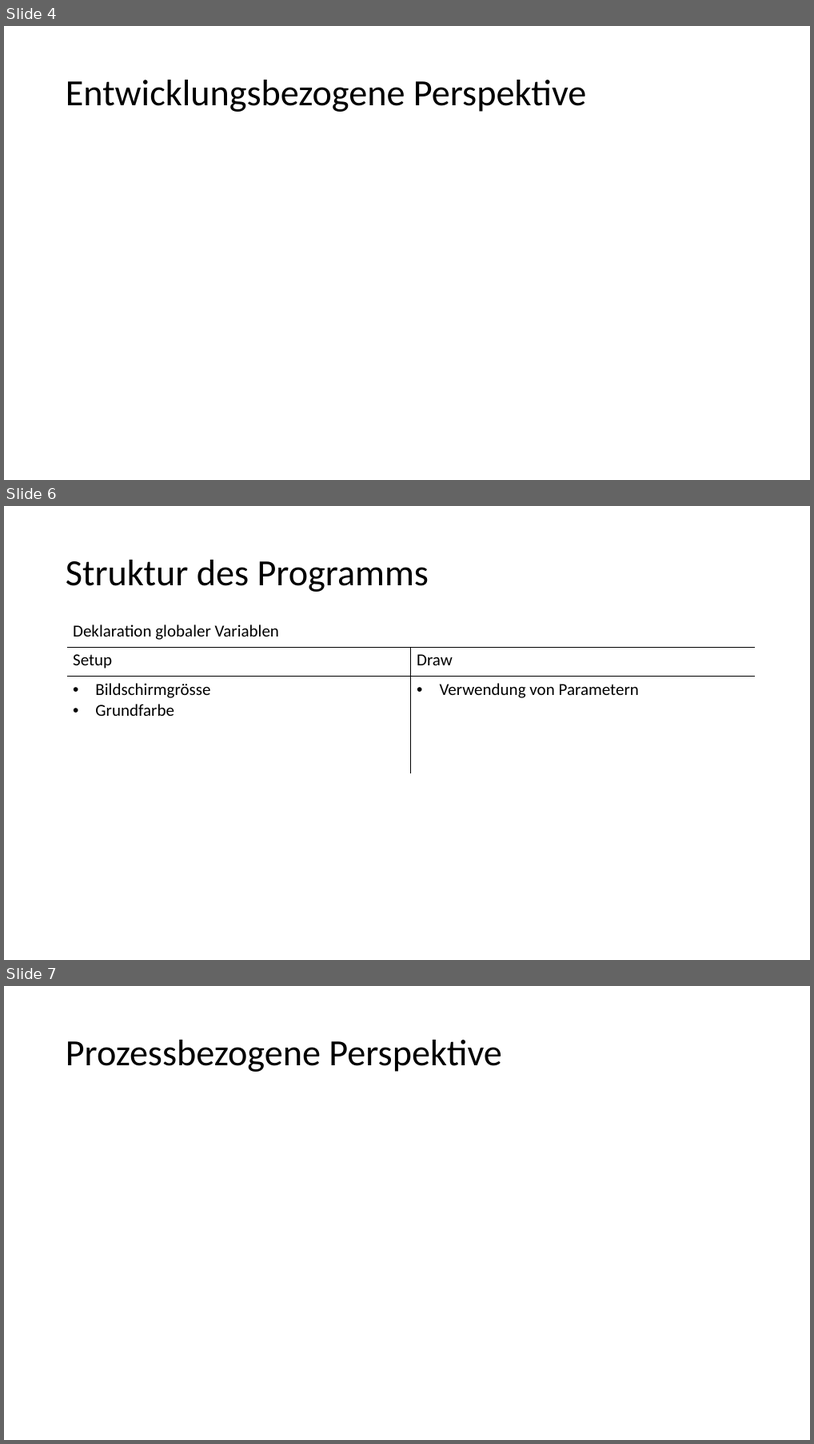
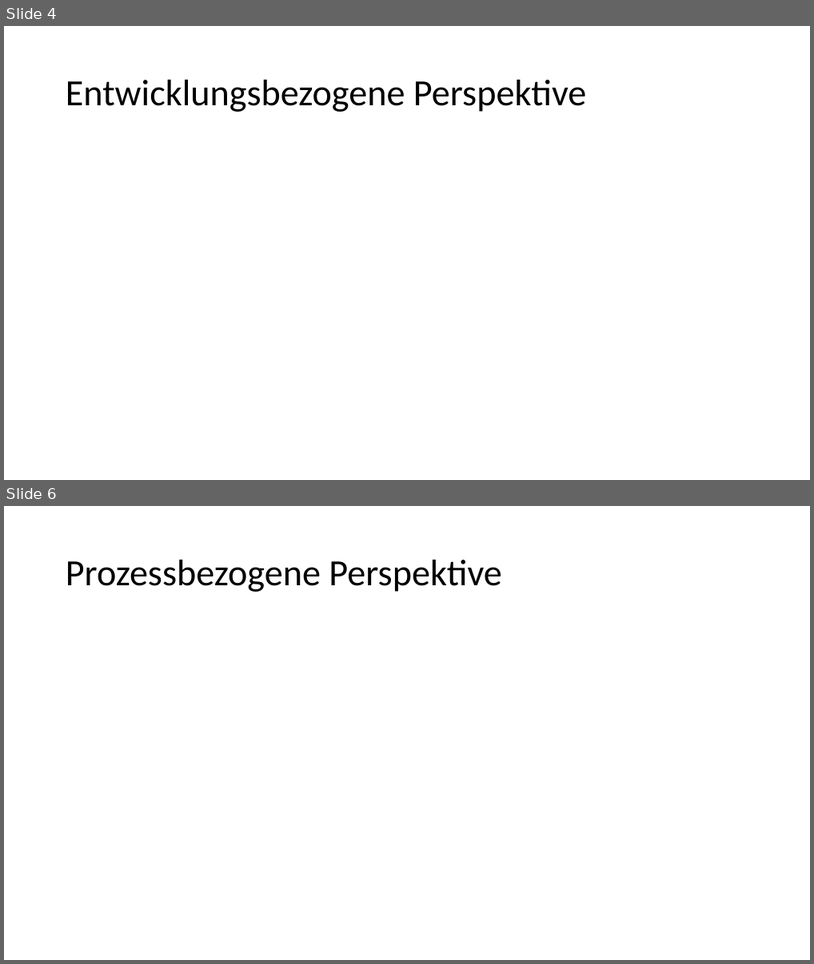
Before and after one commit to Carmen-MI/Erdrevolution_Carmen, a slide deck: Präsentation.pptx. Shown one above the other, each under a label of ours: slides 4, 6 and 7 before the commit, slides 4 and 6 after it; the slides between them are not shown. The pictures are 814x1444 and 814x964 pixels, drawn with LibreOffice and Linux fonts; fonts in the diff are those of the drawing. Boxes give left, top, right and bottom in pixels: in the first picture for what was removed or moved away, otherwise in the second. Text is boxed around its words. In the diff, an @@ line names an element or a change of style, - is before the commit and + after.

```diff
--- a/Präsentation.pptx
+++ b/Präsentation.pptx
@@ slide 6 removed at box(4, 506, 810, 960), background #FFFFFF @@
@@ title removed at box(66, 560, 429, 592) @@
-Struktur des Programms
@@ table removed at box(67, 617, 755, 771), 3 rows, 2 columns @@
-Deklaration globaler Variablen | 
-Setup | Draw
-Bildschirmgrösse / Grundfarbe | Verwendung von Parametern
@@ what was slide 7 is now slide 6 @@
```
Also in this commit, not shown: 1 slide changed, 1 other file.
